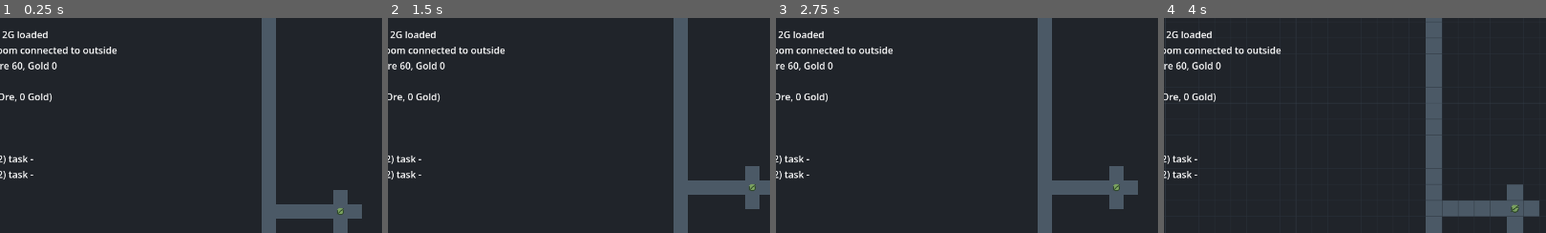
Above: before the commit, frames 1-4 (left to right).
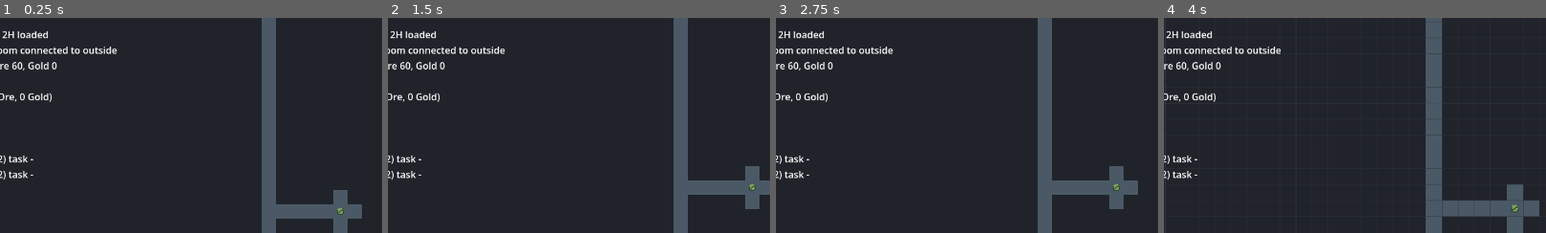
Above: after the commit, the same moments.

Repository: Servovicis/KrebelsKeep
Game: Godot game, scene res://scenes/main/Main.tscn
The game is run twice, just before and just after one commit, with the same random seed, the same clock (stepped at 60 frames per second) and the same inputs.
Inputs (mouse positions are % of the whole screen's width and height, from its top left):
- Up to frame 1 (0.25 s): no input
- Up to frame 2 (1.5 s): tap Enter at 0.5 s; move the mouse to (72, 45) at 0.52 s; tap S (camera_down) at 0.6 s; tap H (tool_build_workshop) at 0.77 s; tap Space at 1.25 s; move the mouse to (30, 55) at 1.27 s; tap A (camera_left) at 1.35 s
- Up to frame 3 (2.75 s): tap H (tool_build_workshop) at 1.52 s; tap Enter at 2 s; move the mouse to (60, 28) at 2.02 s; tap D (camera_right) at 2.1 s
- Up to frame 4 (4 s): tap Space at 2.75 s; move the mouse to (45, 70) at 2.77 s; tap W (camera_up) at 2.85 s; tap H (tool_build_workshop) at 3.02, 3.77 s; tap Enter at 3.5 s; move the mouse to (80, 65) at 3.52 s; hold Mouse wheel up (camera_zoom_in) from 3.53 s (still down)
The pictures show only the part of the screen within x 16-66%, y 0-50%; the shares and areas given below are measured in that part.

The runs differ from the first frame. In frame 1, 0.1% of the frame differs, in the area x 2-13%, y 6-10%; in frame 2, 0.1%; in frame 3, 0.1%; in frame 4, 0.1%.

Commit message:
feat: add regenerating source capacity

Diff:
--- a/scenes/main/Main.tscn
+++ b/scenes/main/Main.tscn
@@ -17,4 +17,4 @@
 offset_top = 16.0
 offset_right = 720.0
 offset_bottom = 220.0
-text = "Krebel's Keep - Milestone 2G loaded"
+text = "Krebel's Keep - Milestone 2H loaded"
--- a/scripts/core/dungeon_map.gd
+++ b/scripts/core/dungeon_map.gd
@@ -18,6 +18,8 @@
 const HEIGHT := 128
 const ENTRANCE_TILE := Vector2i(64, 127)
 const OVERLORD_ROOM := Rect2i(62, 10, 5, 5)
+const DEFAULT_SOURCE_MAX_AVAILABLE := 5
+const DEFAULT_SOURCE_REGEN_INTERVAL := 5.0
 const CARDINAL_DIRECTIONS: Array[Vector2i] = [
 	Vector2i.UP,
 	Vector2i.RIGHT,
@@ -28,9 +30,13 @@
 var size := Vector2i(WIDTH, HEIGHT)
 var tiles: Array[int] = []
 # These are permanent regenerating resource sources, despite the temporary
-# "node" API name. Future milestones should add current/max output and
-# regeneration rates instead of finite depletion.
+# "node" API name. Harvesting spends current availability; dungeon magic
+# regenerates that availability over time instead of finite depletion.
 var resource_nodes: Array[int] = []
+var resource_current_available: Array[int] = []
+var resource_max_available: Array[int] = []
+var resource_regen_interval: Array[float] = []
+var resource_regen_timers: Array[float] = []
 var entrance_tiles: Array[Vector2i] = []
 var overlord_room: Rect2i = OVERLORD_ROOM
 
@@ -62,11 +68,69 @@
 	if not is_in_bounds(position):
 		return
 
-	resource_nodes[_tile_index(position)] = resource_node_type
+	var index := _tile_index(position)
+	resource_nodes[index] = resource_node_type
+	if resource_node_type == ResourceNodeType.NONE:
+		resource_current_available[index] = 0
+		resource_max_available[index] = 0
+		resource_regen_interval[index] = 0.0
+		resource_regen_timers[index] = 0.0
+	else:
+		resource_current_available[index] = DEFAULT_SOURCE_MAX_AVAILABLE
+		resource_max_available[index] = DEFAULT_SOURCE_MAX_AVAILABLE
+		resource_regen_interval[index] = DEFAULT_SOURCE_REGEN_INTERVAL
+		resource_regen_timers[index] = 0.0
 
 
 func has_resource_node(position: Vector2i, resource_node_type: ResourceNodeType) -> bool:
 	return get_resource_node(position) == resource_node_type
+
+
+func get_resource_current_available(position: Vector2i) -> int:
+	if not is_in_bounds(position):
+		return 0
+
+	return resource_current_available[_tile_index(position)]
+
+
+func get_resource_max_available(position: Vector2i) -> int:
+	if not is_in_bounds(position):
+		return 0
+
+	return resource_max_available[_tile_index(position)]
+
+
+func is_resource_empty(position: Vector2i) -> bool:
+	return get_resource_node(position) != ResourceNodeType.NONE and get_resource_current_available(position) <= 0
+
+
+func try_harvest_resource(position: Vector2i, amount: int = 1) -> bool:
+	if get_resource_node(position) == ResourceNodeType.NONE:
+		return false
+
+	var index := _tile_index(position)
+	if resource_current_available[index] < amount:
+		return false
+
+	resource_current_available[index] -= amount
+	return true
+
+
+func update_resource_regeneration(delta: float) -> void:
+	for index in range(resource_nodes.size()):
+		if resource_nodes[index] == ResourceNodeType.NONE:
+			continue
+		if resource_current_available[index] >= resource_max_available[index]:
+			resource_regen_timers[index] = 0.0
+			continue
+
+		resource_regen_timers[index] += delta
+		var interval := resource_regen_interval[index]
+		if interval <= 0.0:
+			continue
+		while resource_regen_timers[index] >= interval and resource_current_available[index] < resource_max_available[index]:
+			resource_regen_timers[index] -= interval
+			resource_current_available[index] += 1
 
 
 func is_in_bounds(position: Vector2i) -> bool:
@@ -100,11 +164,18 @@
 func get_resource_node_display_name(position: Vector2i) -> String:
 	match get_resource_node(position):
 		ResourceNodeType.ORE:
-			return "Exposed Ore Source"
+			return _get_resource_source_display_name(position, "Exposed Ore Source")
 		ResourceNodeType.ROOT:
-			return "Exposed Root Source"
+			return _get_resource_source_display_name(position, "Exposed Root Source")
 		_:
 			return ""
+
+
+func _get_resource_source_display_name(position: Vector2i, source_name: String) -> String:
+	var current := get_resource_current_available(position)
+	var maximum := get_resource_max_available(position)
+	var suffix := ", regenerating" if current <= 0 and maximum > 0 else ""
+	return "%s: %d/%d available%s" % [source_name, current, maximum, suffix]
 
 
 func initialize_fixed_mvp() -> void:
@@ -112,6 +183,14 @@
 	tiles.fill(TileType.SOLID_ROCK)
 	resource_nodes.resize(size.x * size.y)
 	resource_nodes.fill(ResourceNodeType.NONE)
+	resource_current_available.resize(size.x * size.y)
+	resource_current_available.fill(0)
+	resource_max_available.resize(size.x * size.y)
+	resource_max_available.fill(0)
+	resource_regen_interval.resize(size.x * size.y)
+	resource_regen_interval.fill(0.0)
+	resource_regen_timers.resize(size.x * size.y)
+	resource_regen_timers.fill(0.0)
 	entrance_tiles.clear()
 
 	for x in range(size.x):
--- a/scripts/core/harvest_task.gd
+++ b/scripts/core/harvest_task.gd
@@ -23,6 +23,7 @@
 var assigned_worker_id := -1
 var gather_required := 2.0
 var gather_done := 0.0
+var gather_retry_wait := 0.0
 var deposit_required := 0.5
 var deposit_done := 0.0
 var created_order := 0
@@ -30,3 +31,4 @@
 var resource_type: ResourceManagerScript.ResourceType = ResourceManagerScript.ResourceType.WOOD
 var resource_amount := 1
 var carrying := false
+var source_consumed := false
--- a/scripts/core/main.gd
+++ b/scripts/core/main.gd
@@ -43,7 +43,7 @@
 const COLOR_WORKER_BLOCKED := Color("d95f5f")
 const WORKER_SPEED_TILES_PER_SECOND := 4.0
 const DIG_WORK_REQUIRED := 2.0
-const SOURCE_GATHER_COOLDOWN := 5.0
+const EMPTY_SOURCE_RETRY_INTERVAL := 1.0
 # Extractors can work nearby permanent sources. Adjacency is optimal because it
 # minimizes worker travel, but it is not required.
 const EXTRACTOR_SOURCE_RANGE_TILES := 12
@@ -83,7 +83,6 @@
 var harvest_tasks: Array[RefCounted] = []
 var buildings: Dictionary = {}
 var harvest_buildings: Dictionary = {}
-var source_cooldowns: Dictionary = {}
 var next_task_id := 1
 var next_task_order := 1
 var last_message := "Ready"
@@ -98,7 +97,7 @@
 	access_valid = access_validator.is_overlord_room_connected(dungeon)
 	var access_message := "Access valid: Overlord room connected to outside" if access_valid else "Access invalid: Overlord room disconnected"
 
-	print("Krebel's Keep Milestone 2G loaded")
+	print("Krebel's Keep Milestone 2H loaded")
 	print(access_message)
 	_spawn_workers()
 	_update_debug_label()
@@ -117,7 +116,7 @@
 		camera.position += move_direction * CAMERA_SPEED * delta / camera.zoom.x
 
 	_update_workers(delta)
-	_update_resource_source_cooldowns(delta)
+	dungeon.update_resource_regeneration(delta)
 	_update_harvest_requests()
 	_update_debug_label()
 
@@ -297,7 +296,7 @@
 			worker_task_text,
 		])
 
-	debug_label.text = "Krebel's Keep Milestone 2G loaded\n%s\nResources: %s\nWorkers: %d\nRecruit: R (%s)\nTool: %s\n%s\nTasks: %s\n%s\n%s" % [
+	debug_label.text = "Krebel's Keep Milestone 2H loaded\n%s\nResources: %s\nWorkers: %d\nRecruit: R (%s)\nTool: %s\n%s\nTasks: %s\n%s\n%s" % [
 		access_message,
 		resource_manager.get_debug_text(),
 		workers.size(),
@@ -498,8 +497,28 @@
 
 	if task.status == HarvestTaskScript.TaskStatus.ASSIGNED:
 		task.status = HarvestTaskScript.TaskStatus.IN_PROGRESS
-		last_message = "Harvest task %d gathering at %s" % [task.id, str(task.source_tile)]
+
+	if not task.source_consumed:
+		if not dungeon.try_harvest_resource(task.source_tile, task.resource_amount):
+			task.gather_retry_wait = maxf(0.0, task.gather_retry_wait - delta)
+			if task.gather_retry_wait <= 0.0:
+				task.gather_retry_wait = EMPTY_SOURCE_RETRY_INTERVAL
+				last_message = _get_empty_source_wait_message(task)
+				print(last_message)
+				_update_debug_label()
+				queue_redraw()
+			return
+
+		task.source_consumed = true
+		task.gather_retry_wait = 0.0
+		last_message = "Harvest task %d gathering at %s (%d/%d available)" % [
+			task.id,
+			str(task.source_tile),
+			dungeon.get_resource_current_available(task.source_tile),
+			dungeon.get_resource_max_available(task.source_tile),
+		]
 		print(last_message)
+		queue_redraw()
 
 	task.gather_done += delta
 	if task.gather_done < task.gather_required:
@@ -508,7 +527,6 @@
 	task.carrying = true
 	worker.carried_resource = task.resource_type
 	worker.carried_amount = task.resource_amount
-	source_cooldowns[task.source_tile] = SOURCE_GATHER_COOLDOWN
 	var assignment := _find_reachable_interaction(worker.tile_position, task.building_tile)
 	if not assignment.reachable:
 		_clear_task_assignment(task)
@@ -635,14 +653,7 @@
 		"resource_amount": definition.production_amount,
 		"idle_message": "",
 	}
-	if not source_cooldowns.has(source_tile):
-		source_cooldowns[source_tile] = 0.0
 	last_message = "%s ready to harvest from %s" % [definition.short_name, str(source_tile)]
-
-
-func _update_resource_source_cooldowns(delta: float) -> void:
-	for source_tile in source_cooldowns.keys():
-		source_cooldowns[source_tile] = maxf(0.0, float(source_cooldowns[source_tile]) - delta)
 
 
 func _update_harvest_requests() -> void:
@@ -661,11 +672,6 @@
 		harvest_data["source_tile"] = source_tile
 		harvest_data["idle_message"] = ""
 		harvest_buildings[building_tile] = harvest_data
-		if _has_active_harvest_task_for_source(source_tile):
-			continue
-		if float(source_cooldowns.get(source_tile, 0.0)) > 0.0:
-			continue
-
 		var task := HarvestTaskScript.new()
 		task.id = next_task_id
 		task.target_tile = source_tile
@@ -841,17 +847,6 @@
 	return false
 
 
-func _has_active_harvest_task_for_source(tile_position: Vector2i) -> bool:
-	for task in harvest_tasks:
-		if task.source_tile != tile_position:
-			continue
-		if _is_finished_task(task):
-			continue
-		return true
-
-	return false
-
-
 func _report_extractor_idle(building_tile: Vector2i, harvest_data: Dictionary) -> void:
 	var idle_message := _get_extractor_idle_message(int(harvest_data["building_type"]))
 	if str(harvest_data.get("idle_message", "")) == idle_message:
@@ -871,6 +866,16 @@
 			return "Lumberyard idle: no reachable Root source"
 		_:
 			return "Extractor idle: no reachable source"
+
+
+func _get_empty_source_wait_message(task: RefCounted) -> String:
+	match task.building_type:
+		BuildingDefinitionScript.BuildingType.MINE_PLACEHOLDER:
+			return "Mine waiting: Ore source empty"
+		BuildingDefinitionScript.BuildingType.LUMBERYARD_PLACEHOLDER:
+			return "Lumberyard waiting: Root source regrowing"
+		_:
+			return "Extractor waiting: source empty"
 
 
 func _get_completed_barracks_tiles() -> Array[Vector2i]:
@@ -1065,8 +1070,10 @@
 	if _is_harvest_task(task):
 		task.building_interaction_tile = Vector2i(-1, -1)
 		task.gather_done = 0.0
+		task.gather_retry_wait = 0.0
 		task.deposit_done = 0.0
 		task.carrying = false
+		task.source_consumed = false
 
 
 func _clear_worker_task(worker: RefCounted) -> void:
@@ -1276,6 +1283,8 @@
 
 
 func _get_debug_task_status_name(task: RefCounted) -> String:
+	if _is_harvest_task(task) and task.status == HarvestTaskScript.TaskStatus.IN_PROGRESS and not task.source_consumed and dungeon.is_resource_empty(task.source_tile):
+		return "HarvestWaitingForSource"
 	if _is_waiting_for_assignment(task):
 		if _can_any_worker_reach_task(task.target_tile):
 			return "%sQueued" % _get_task_action_name(task)
Not shown, changed: README.md
